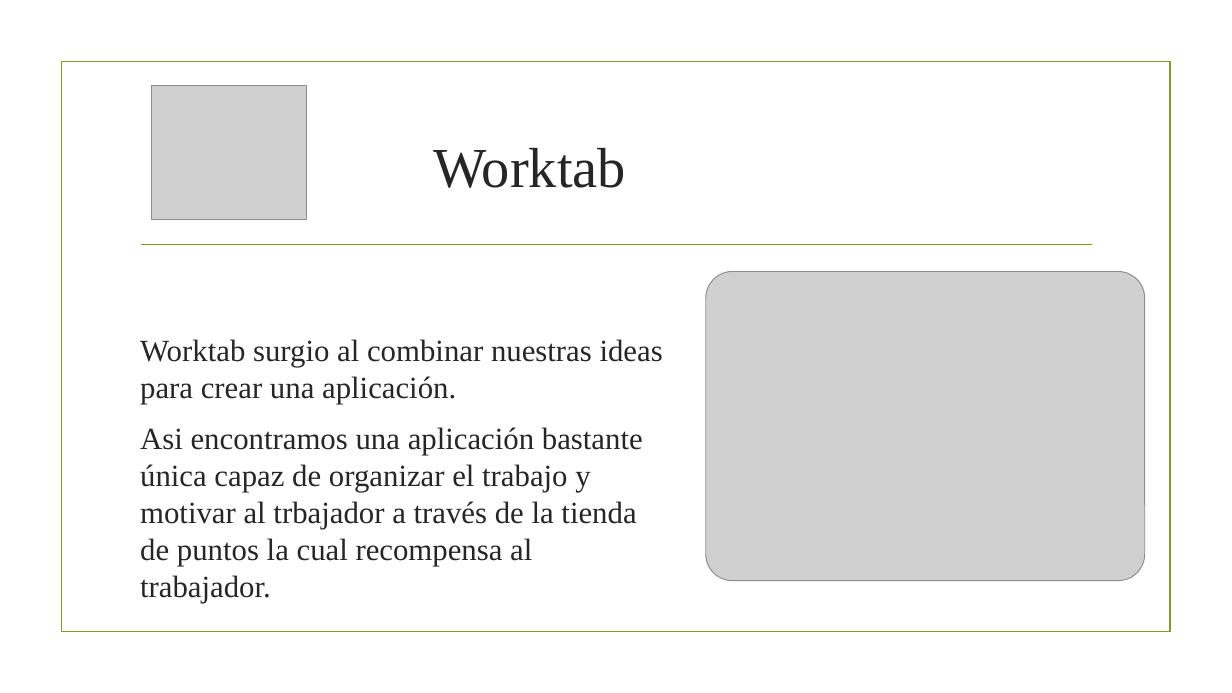
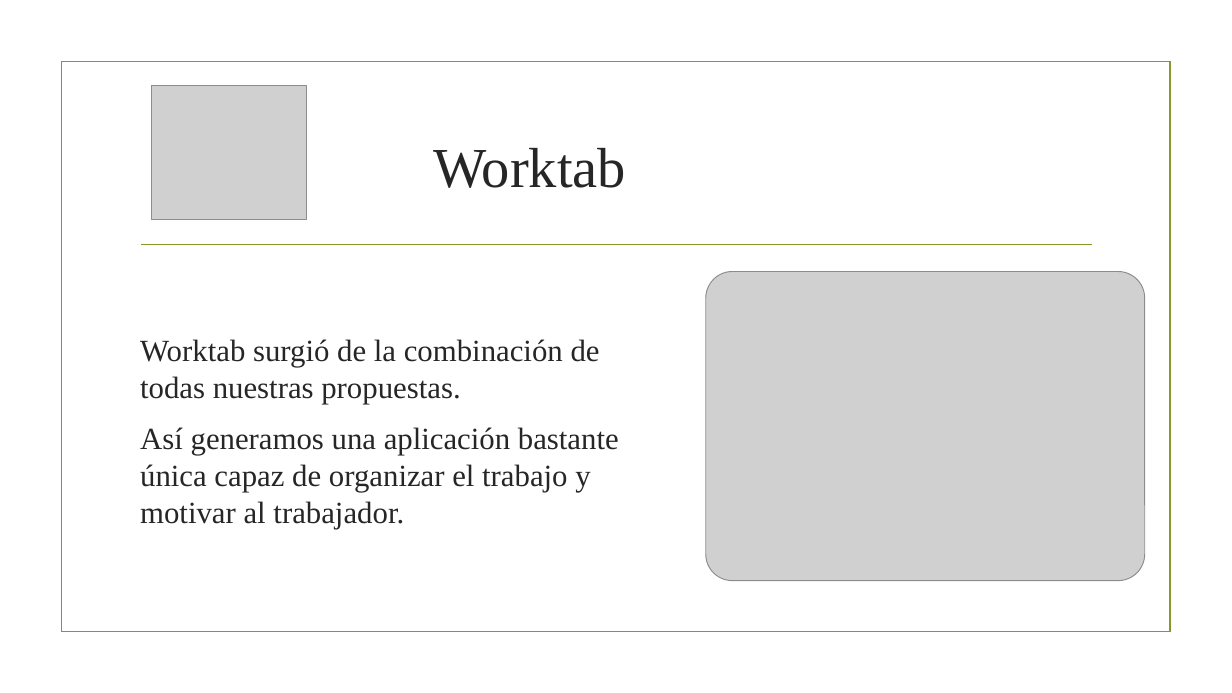
Before and after one commit to HectorSanchezLuque/PIdam2122verde, a slide deck: slide 3 of worktab.pptx. Drawn at 1232x693 pixels with LibreOffice and Linux fonts; fonts in the diff are those of the drawing; grey boxes stand for pictures; background and template pictures are left out. Boxes give left, top, right and bottom in pixels: in the first picture for what was removed or moved away, otherwise in the second. Text is boxed around its words. In the diff, an @@ line names an element or a change of style, - is before the commit and + after.

```diff
--- a/worktab.pptx
+++ b/worktab.pptx
@@ text at <box>140,339,619,529</box>: text changed @@
-Worktab surgio al combinar nuestras ideas para crear una aplicación.
-Asi encontramos una aplicación bastante única capaz de organizar el trabajo y motivar al trbajador a través de la tienda de puntos la cual recompensa al trabajador.
+Worktab surgió de la combinación de todas nuestras propuestas.
+Así generamos una aplicación bastante única capaz de organizar el trabajo y motivar al trabajador.
```
Also in this commit, not shown: 5 other slides changed, 6 slides added, 12 slides removed.
